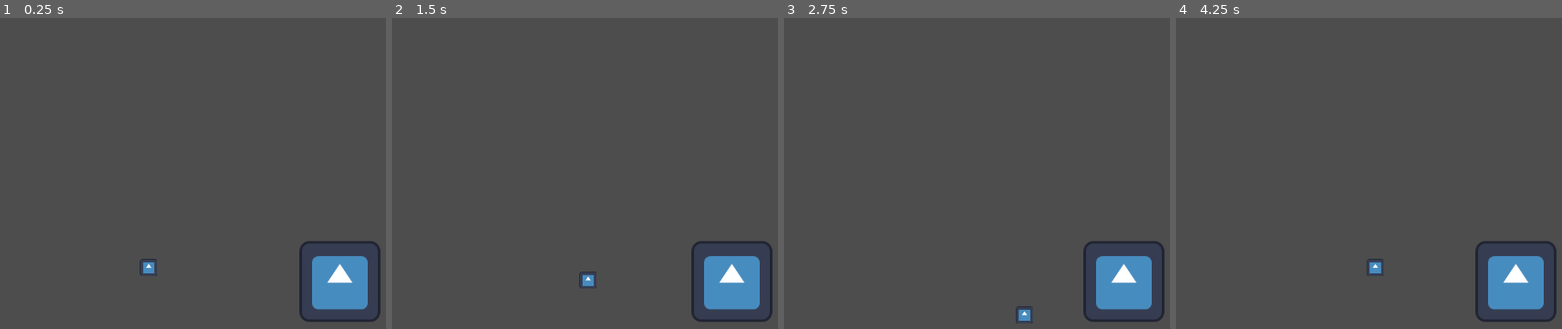
Above: before the commit, frames 1-4 (left to right).
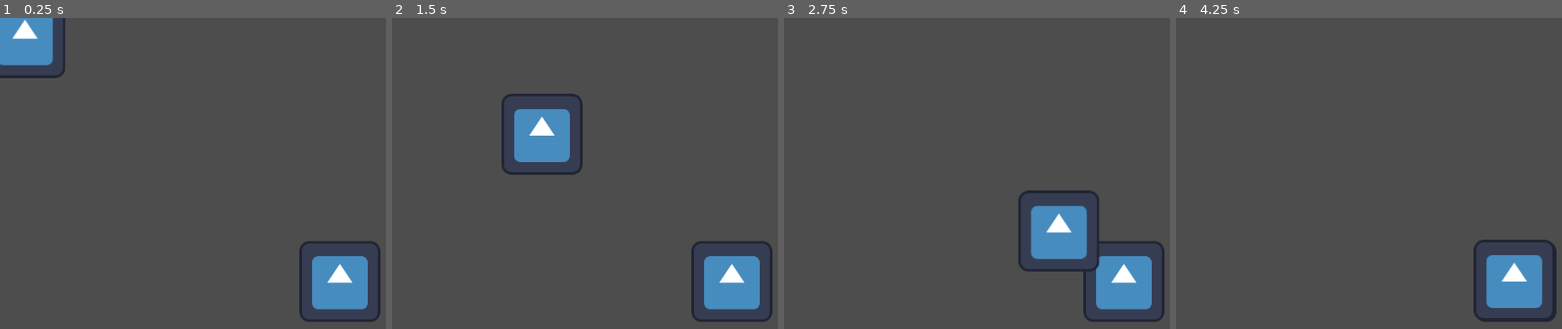
Above: after the commit, the same moments.

Repository: Phistomevel/GMTKjam
Game: Godot game, scene res://test.tscn
Same seed, same stepped clock (60 frames per second), same inputs: the game is played once before the commit and once after it. The engine's default icon, where the game draws it, is replaced by a stand-in: a white triangle on a blue panel in a dark square.
Inputs:
- Up to frame 1 (0.25 s): no input
- Up to frame 2 (1.5 s): hold Right (ui_right) 0.53-1.28 s; hold Down (ui_down) from 1.28 s (still down)
- Up to frame 3 (2.75 s): release Down (ui_down) at 2.03 s; hold Right (ui_right) from 2.03 s (still down)
- Up to frame 4 (4.25 s): release Right (ui_right) at 2.78 s; hold Up (ui_up) 2.78-3.53 s; hold Left (ui_left) from 3.53 s (still down)

The runs differ from the first frame. In frame 1, 2.5% of the frame differs, in the area x 0-41%, y 0-83%; in frame 2, 3.3%; in frame 3, 3.4%, in the area x 60-82%, y 55-99%; in frame 4, 1.0%.

Commit message:
edited file structure

Diff:
--- /dev/null
+++ b/scene prefabs/black_hole.tscn
@@ -0,0 +1,22 @@
+[gd_scene load_steps=4 format=3 uid="uid://h40y1eidg8iv"]
+
+[ext_resource type="Script" path="res://scripts/black_hole.gd" id="1_h6ww4"]
+[ext_resource type="Texture2D" uid="uid://d27ikbwq506w" path="res://icon.svg" id="1_rse6y"]
+
+[sub_resource type="CircleShape2D" id="CircleShape2D_vbpdo"]
+radius = 66.3702
+
+[node name="blackHole" type="Node2D"]
+script = ExtResource("1_h6ww4")
+
+[node name="Area2D" type="Area2D" parent="."]
+
+[node name="CollisionShape2D" type="CollisionShape2D" parent="Area2D"]
+shape = SubResource("CircleShape2D_vbpdo")
+
+[node name="Sprite2D" type="Sprite2D" parent="."]
+texture = ExtResource("1_rse6y")
+
+[node name="NavigationLink2D" type="NavigationAgent2D" parent="."]
+
+[connection signal="body_entered" from="Area2D" to="." method="_on_area_2d_body_entered"]
--- /dev/null
+++ b/scene prefabs/food.tscn
@@ -0,0 +1,16 @@
+[gd_scene load_steps=3 format=3 uid="uid://brtl7qm7720x4"]
+
+[ext_resource type="Script" path="res://scripts/Food.gd" id="1_0e31h"]
+[ext_resource type="Texture2D" uid="uid://d27ikbwq506w" path="res://icon.svg" id="2_4ar0v"]
+
+[node name="food" type="RigidBody2D" groups=["food"]]
+gravity_scale = 0.0
+script = ExtResource("1_0e31h")
+
+[node name="Sprite2D" type="Sprite2D" parent="."]
+scale = Vector2(0.46875, 0.46875)
+texture = ExtResource("2_4ar0v")
+
+[node name="CollisionShape2D" type="CollisionShape2D" parent="."]
+
+[connection signal="body_entered" from="." to="." method="_on_body_entered"]
--- /dev/null
+++ b/scene prefabs/player.tscn
@@ -0,0 +1,16 @@
+[gd_scene load_steps=4 format=3 uid="uid://b7qpctvo0nraq"]
+
+[ext_resource type="Texture2D" uid="uid://d27ikbwq506w" path="res://icon.svg" id="1_884ka"]
+[ext_resource type="Script" path="res://scripts/player.gd" id="1_tjp0q"]
+
+[sub_resource type="CircleShape2D" id="CircleShape2D_nwso6"]
+
+[node name="player" type="CharacterBody2D"]
+script = ExtResource("1_tjp0q")
+
+[node name="CollisionShape2D" type="CollisionShape2D" parent="."]
+shape = SubResource("CircleShape2D_nwso6")
+
+[node name="Sprite2D" type="Sprite2D" parent="."]
+scale = Vector2(0.210937, 0.210937)
+texture = ExtResource("1_884ka")
--- /dev/null
+++ b/scripts/Food.gd
@@ -0,0 +1,22 @@
+extends RigidBody2D
+
+@export var sprite : Texture2D
+@export var shape  : Shape2D
+
+@export var nutritionalValue : int = 0 #idk rename when you find a different name
+
+# Called when the node enters the scene tree for the first time.
+func _ready():
+	get_node("./Sprite2D").texture = sprite
+	get_node("./CollisionShape2D").shape = shape
+	pass # Replace with function body.
+
+
+# Called every frame. 'delta' is the elapsed time since the previous frame.
+func _process(delta):
+	pass
+
+
+func _on_body_entered(body):
+	print("");
+	pass # Replace with function body.
--- /dev/null
+++ b/scripts/black_hole.gd
@@ -0,0 +1,53 @@
+extends Node2D
+
+signal gameLost
+
+@export var speed : int = 10
+
+var size
+var foodList
+var closestFood
+
+var framesSinceFoodReevaluation : int
+
+
+# Called when the node enters the scene tree for the first time.
+func _ready():
+	foodList= get_tree().get_nodes_in_group("food")
+	reevaluateFood()
+	framesSinceFoodReevaluation = 0
+	size = 0
+	pass # Replace with function body.
+
+
+# Called every frame. 'delta' is the elapsed time since the previous frame.
+func _process(delta):
+	if framesSinceFoodReevaluation >15:
+		reevaluateFood()
+	var targetDir = (closestFood.position - position).normalized()
+	position = position + targetDir*speed * (delta*20)
+
+
+func reevaluateFood():
+	closestFood = foodList.reduce(func(max, food): return food if (
+		(food.position.x-position.x)^2+(food.position.y-position.y)^2>max
+	) else max)
+	pass
+
+func updateFood():
+	foodList= get_tree().root.get_nodes_in_group("food")
+	pass
+
+func updateSize():
+	scale = 1+ 0.1*size
+
+func _on_area_2d_body_entered(body):
+	#check if body is food
+	if(body.is_in_group("food")):
+		size += body.nutritionalValue
+		updateSize()
+		body.queue_free()
+		pass
+	elif(body.name =="player"):
+		gameLost.emit()
+	pass # Replace with function body.
--- /dev/null
+++ b/scripts/player.gd
@@ -0,0 +1,19 @@
+extends CharacterBody2D
+
+@export var speed : int = 100
+const SPEED = 300.0
+const JUMP_VELOCITY = -400.0
+
+# Get the gravity from the project settings to be synced with RigidBody nodes.
+var gravity = ProjectSettings.get_setting("physics/2d/default_gravity")
+
+
+func _physics_process(delta):
+	# Get the input direction and handle the movement/deceleration.
+	# As good practice, you should replace UI actions with custom gameplay actions.
+	var direction = Vector2(Input.get_axis("ui_left", "ui_right"),Input.get_axis("ui_up", "ui_down")).normalized()*delta*speed
+	var collision : KinematicCollision2D = move_and_collide(direction)
+	if collision:
+		if collision.get_collider().is_in_group("food"):
+			collision.get_collider().apply_central_force(100*(collision.get_collider().position-position))
+		pass
--- a/test.tscn
+++ b/test.tscn
@@ -1,8 +1,8 @@
 [gd_scene load_steps=7 format=3 uid="uid://car17wixvo6o6"]
 
 [ext_resource type="PackedScene" uid="uid://m0k7hf0a8eck" path="res://food.tscn" id="1_pjltm"]
-[ext_resource type="PackedScene" uid="uid://dsmorv284xp2e" path="res://player.tscn" id="2_8lnd5"]
 [ext_resource type="Texture2D" uid="uid://d27ikbwq506w" path="res://icon.svg" id="2_51aoo"]
+[ext_resource type="PackedScene" uid="uid://jm7ycg7cj415" path="res://black_hole.tscn" id="2_f80p5"]
 
 [sub_resource type="PhysicsMaterial" id="PhysicsMaterial_dth5a"]
 rough = true
@@ -26,5 +26,4 @@
 position = Vector2(-505, 307)
 navigation_polygon = SubResource("NavigationPolygon_rv3m2")
 
-[node name="player" parent="." instance=ExtResource("2_8lnd5")]
-position = Vector2(235, 395)
+[node name="blackHole" parent="." instance=ExtResource("2_f80p5")]
